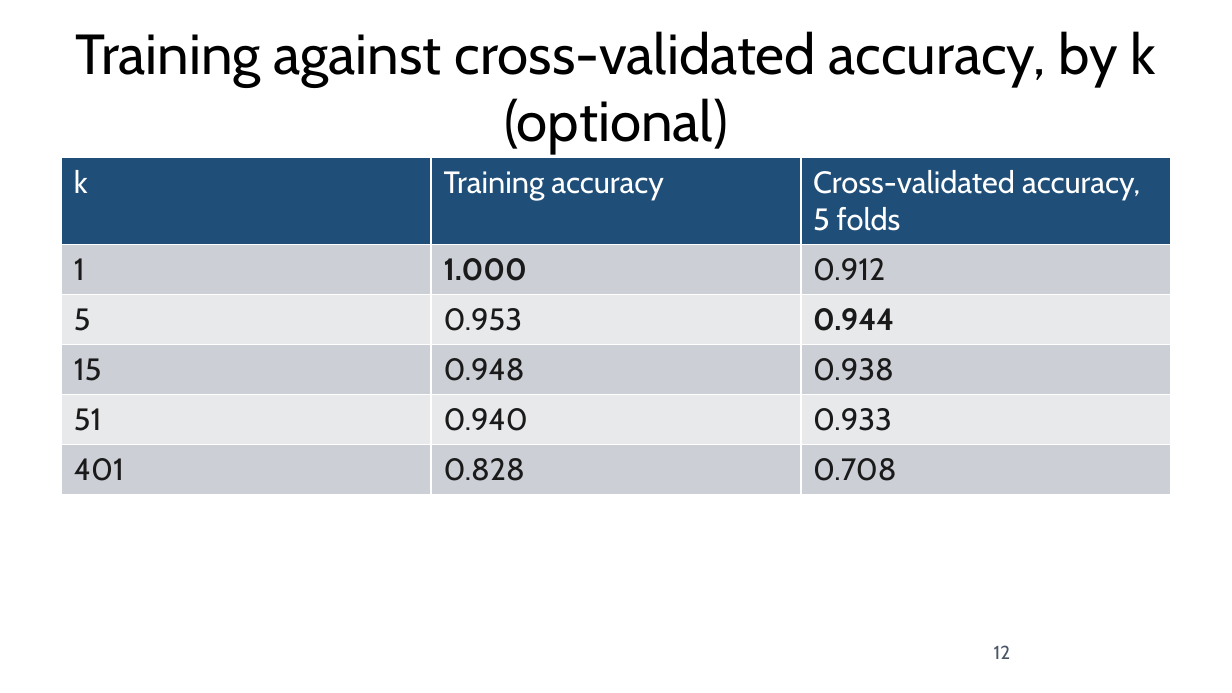
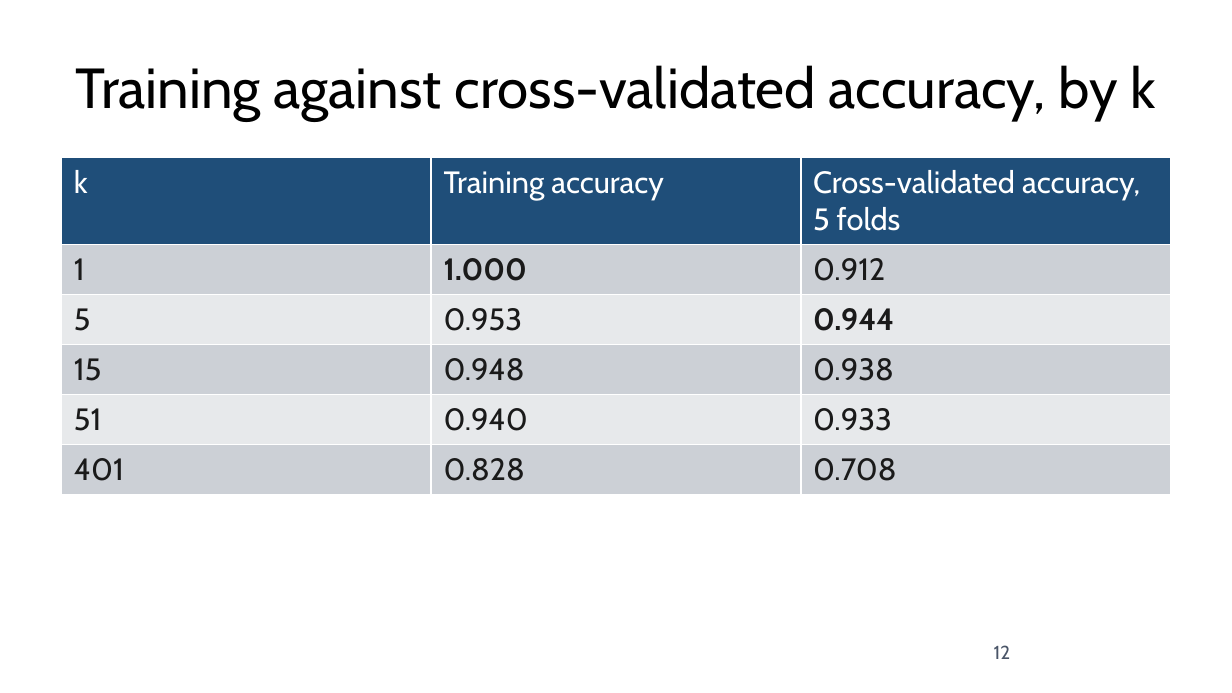
Before and after one commit to fabioantonini/technologies-for-artificial-intelligence, a slide deck: slide 12 of Lessons/06_knn_naive_bayes_svm/Slides/knn_naive_bayes_svm_slides.pptx. Drawn at 1232x693 pixels with LibreOffice and Linux fonts; fonts in the diff are those of the drawing; background and template pictures are left out. Boxes give left, top, right and bottom in pixels: in the first picture for what was removed or moved away, otherwise in the second. Text is boxed around its words. In the diff, an @@ line names an element or a change of style, - is before the commit and + after.

```diff
--- a/Lessons/06_knn_naive_bayes_svm/Slides/knn_naive_bayes_svm_slides.pptx
+++ b/Lessons/06_knn_naive_bayes_svm/Slides/knn_naive_bayes_svm_slides.pptx
@@ title at box(76, 65, 1155, 121): text changed @@
-Training against cross-validated accuracy, by k (optional)
+Training against cross-validated accuracy, by k
```
Also in this commit, not shown: 13 other slides changed, 6 other files.
